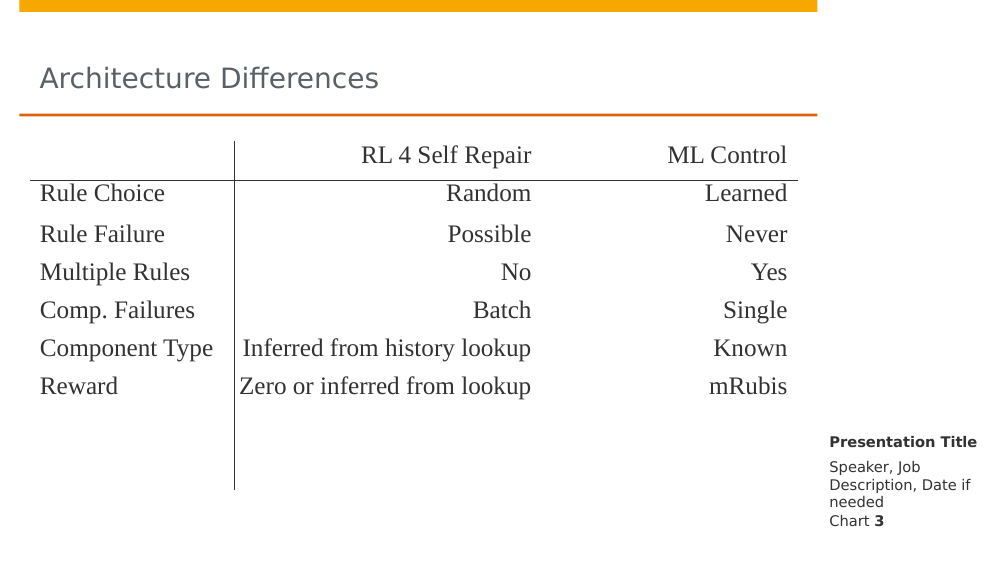
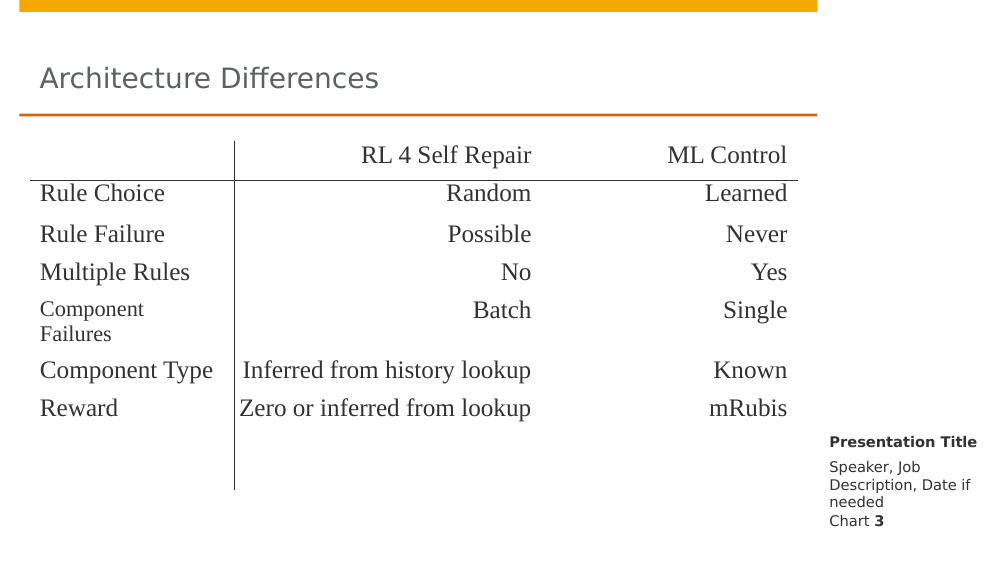
Before and after one commit to Phimanu/MachineLearningControl, a slide deck: slide 3 of mrubis_controller/presentation/MLC.pptx. Drawn at 1008x567 pixels with LibreOffice and Linux fonts; fonts in the diff are those of the drawing; background and template pictures are left out. Boxes give left, top, right and bottom in pixels: in the first picture for what was removed or moved away, otherwise in the second. Text is boxed around its words. In the diff, an @@ line names an element or a change of style, - is before the commit and + after.

```diff
--- a/mrubis_controller/presentation/MLC.pptx
+++ b/mrubis_controller/presentation/MLC.pptx
@@ table at [30,108,798,426] @@
-row 5, column 1: Comp. Failures
+row 5, column 1: Component Failures
```
Also in this commit, not shown: 1 other slide changed, 1 slide added.
